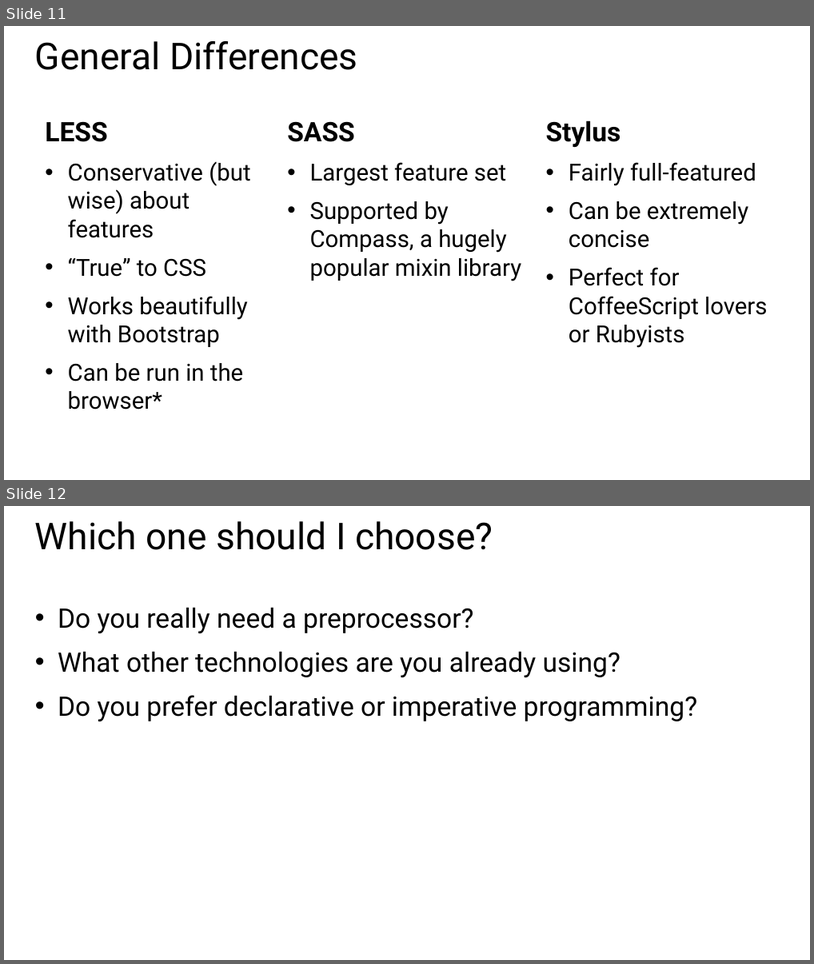
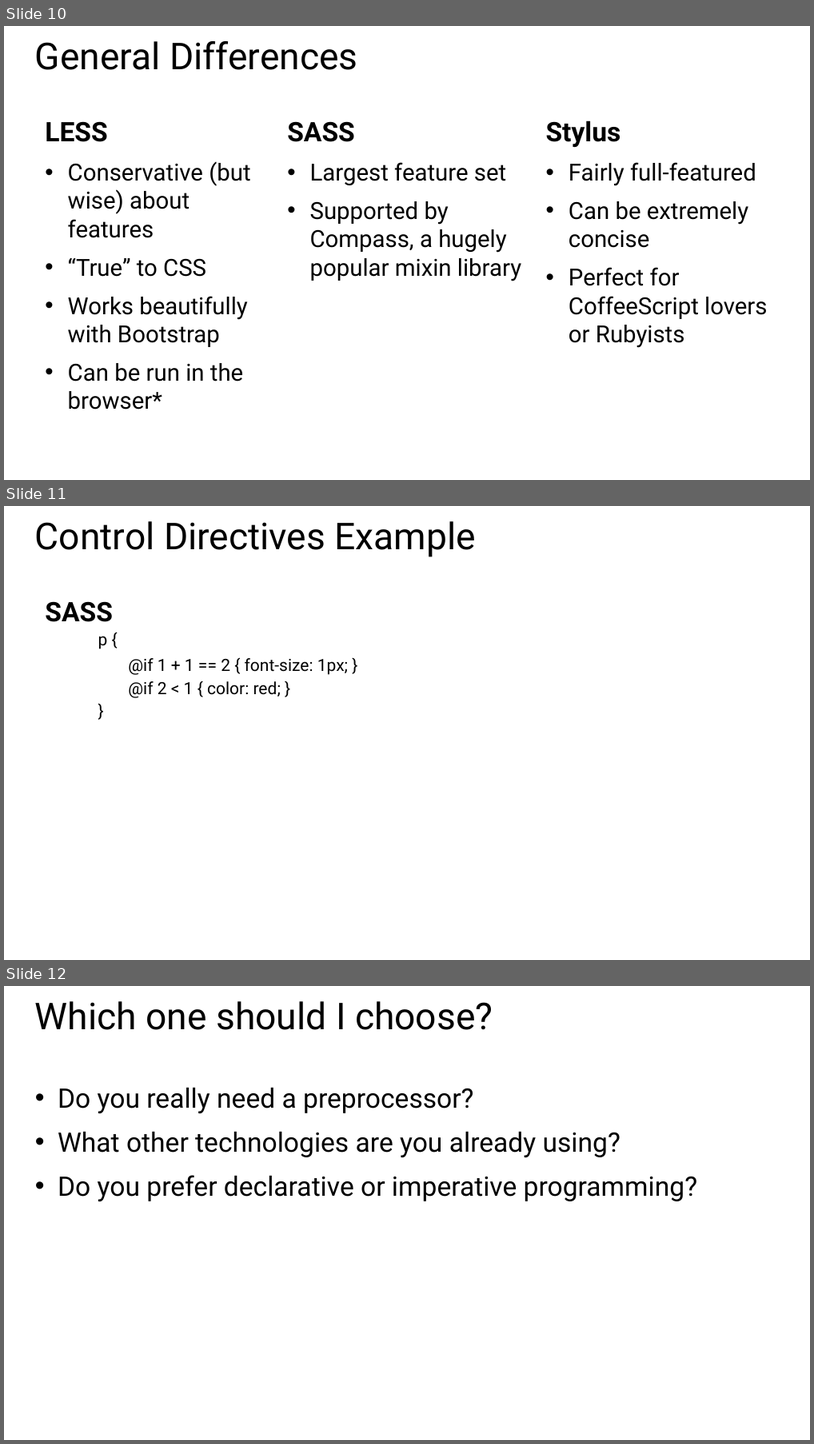
Before and after one commit to CharaD7/CSS-Style, a slide deck: Slides/Module 6.pptx. Shown one above the other, each under a label of ours: slides 11 and 12 before the commit, slides 10, 11 and 12 after it. The pictures are 814x964 and 814x1444 pixels, drawn with LibreOffice and Linux fonts; fonts in the diff are those of the drawing. Boxes give left, top, right and bottom in pixels: in the first picture for what was removed or moved away, otherwise in the second. Text is boxed around its words. In the diff, an @@ line names an element or a change of style, - is before the commit and + after.

```diff
--- a/Slides/Module 6.pptx
+++ b/Slides/Module 6.pptx
@@ slide 11 added at (4,506,810,960), background #FFFFFF @@
@@ title added at (35,521,476,557), 44 pt, text #000000 @@
+Control Directives Example
@@ text added at (45,601,348,698), 20 pt, text #000000 @@
+SASS
+    p {
+      @if 1 + 1 == 2 { font-size: 1px; }
+      @if 2 < 1 { color: red; }
+    }
@@ what was slide 11 is now slide 10 @@
```
Also in this commit, not shown: 4 slides changed, 1 slide removed, 5 other files.
